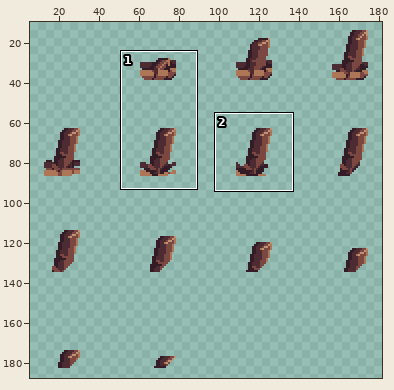
One commit to this sprite sheet: assets/effects/earth_pillar.png. Above: a wide view before the commit, with the close-up outlined.
Close-up. Before the edit:
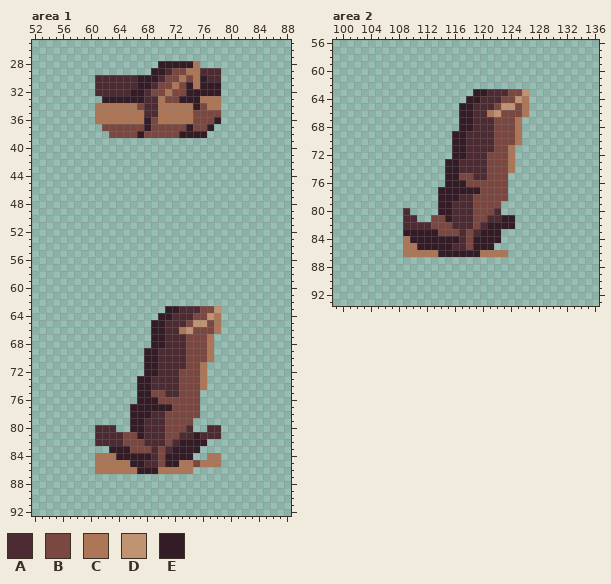
The file is 192x192 pixels. Shown: area 1: x 52..88, y 25..92; area 2: x 99..136, y 56..93. The wide view leaves out empty margins. The commit also changed other parts of the picture, which this record leaves out.
Palette (. is transparent): A #4d2b32  B #7a4841  C #ad7757  D #c09473  E #341c27
Pixels before, area 1 (only the part around the change), first column x 52:
25 ...................................
26 ...................................
27 ...................................
28 ..................EEEEEC...........
29 .................EEABBCCAAA........
30 .........AAAAAAEEEABBCBCEAA........
31 .........AAAAAAEEABBCBECEEE........
32 .........AAAAAEEABBCBBEEEEE........
33 ..........EEEEEEAACBBEEECCC........
34 .........CCCCCCBAACCCCCEBCC........
35 .........CCCCCCCAACCCCCBBBB........
36 .........CCCCCCCEBCCCCCBBBE........
37 ..........BBBBBBEBBBBBEBBE.........
38 ...........BBBBEBBBBBEEEE..........
39 ...................................
40 ...................................
41 ...................................
42 ...................................
43 ...................................
44 ...................................
45 ...................................
46 ...................................
47 ...................................
48 ...................................
49 ...................................
50 ...................................
51 ...................................
52 ...................................
53 ...................................
54 ...................................
55 ...................................
56 ...................................
57 ...................................
58 ...................................
59 ...................................
60 ...................................
61 ...................................
62 ...................................
63 ...................EEAAABBD........
64 ..................EEAAABBDC........
65 .................EEAAABDDBC........
66 .................EEAACDBBBC........
67 .................EEAAABBBC.........
68 .................EEAAABBBC.........
69 ................EEAAAABBBC.........
70 ................EEAAAABBBC.........
71 ................EEAAAABBC..........
72 ................EEAAABBBC..........
73 ...............EEAAAABBBC..........
74 ...............EEAAAABBBC..........
75 ...............EEBBAABBB...........
76 ...............EEEBBBBBB...........
77 ..............EEEEEEBBBB...........
78 ..............EEEAABBBBB...........
79 ..............EEAAABBBB............
80 .........AAA..EEAAABBBA..AA........
81 .........AAAABBEAAABBAAEAAA........
82 .........AAAABBBAAABAEEEE..........
83 ...........EEEBBBABAEEEE...........
84 .........CCCEEEEEABEEEE..CC........
85 .........CCCCCEEAABEECCBCCC........
86 .........CCCCCCEEECCCCC............
87 ...................................
88 ...................................
89 ...................................
90 ...................................
91 ...................................
92 ...................................
Pixels before, area 2, first column x 109:
63 ..........EEAAABBD
64 .........EEAAABBDC
65 ........EEAAABDDBC
66 ........EEAACDBBBC
67 ........EEAAABBBC.
68 ........EEAAABBBC.
69 .......EEAAAABBBC.
70 .......EEAAAABBBC.
71 .......EEAAAABBC..
72 .......EEAAABBBC..
73 ......EEAAAABBBC..
74 ......EEAAAABBBC..
75 ......EEBBAABBB...
76 ......EEEBBBBBB...
77 .....EEEEEEBBBB...
78 .....EEEAABBBBB...
79 .....EEAAABBBB....
80 A....EEAAABBBA....
81 AA..BBEAAABBAAEE..
82 AAAABBBAAABAEEEE..
83 EEEEEBBBABAEEE....
84 CEEEEEEEABEEEE....
85 CCEEEEEAABEEE.....
86 CCCCCEEEEEECCCC...
The same view after the edit:
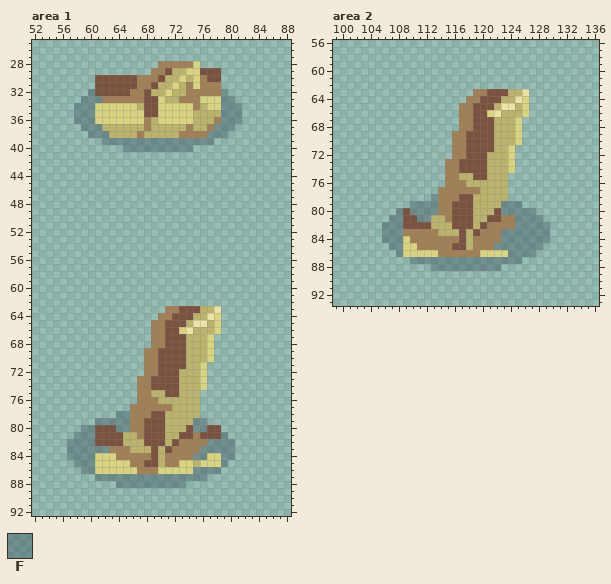
Colours new in this view: F #1b263d4c
The edit:
colour A: #4d2b32 -> #7b513f
colour B: #7a4841 -> #bbb36b
colour C: #ad7757 -> #d8d480
colour D: #c09473 -> #ebe2a6
colour E: #341c27 -> #a18056
Area 1:
y 32: x 60 . -> F; x 79 . -> F
y 33: x 59..61 ... -> FFF; x 79..80 .. -> FF
y 34..36: x 58..60 ... -> FFF; x 79..81 ... -> FFF
y 37: x 59..61 ... -> FFF; x 78..80 ... -> FFF
y 38: x 60..62 ... -> FFF; x 77..79 ... -> FFF
y 39: x 62..77 ................ -> FFFFFFFFFFFFFFFF
y 40: x 65..74 .......... -> FFFFFFFFFF
y 78: x 64..65 .. -> FF
y 79: x 61..65 ..... -> FFFFF; x 75..76 .. -> FF
y 80: x 59..60 .. -> FF; x 64..65 .. -> FF; x 75..76 .. -> FF
y 81: x 58..60 ... -> FFF; x 79 . -> F
y 82: x 57..60 .... -> FFFF; x 77..80 .... -> FFFF
y 83: x 57..62 ...... -> FFFFFF; x 76..80 ..... -> FFFFF
y 84: x 57..60 .... -> FFFF; x 75..76 .. -> FF; x 79..80 .. -> FF
y 85: x 58..60 ... -> FFF; x 79 . -> F
y 86: x 59..60 .. -> FF; x 75..78 .... -> FFFF
y 87: x 61..76 ................ -> FFFFFFFFFFFFFFFF
y 88: x 64..73 .......... -> FFFFFFFFFF
Area 2:
y 78: x 113 . -> F
y 79: x 110..113 .... -> FFFF; x 123..125 ... -> FFF
y 80: x 108 . -> F; x 110..113 .... -> FFFF; x 123..127 ..... -> FFFFF
y 81: x 107..108 .. -> FF; x 111..112 .. -> FF; x 125..128 .... -> FFFF
y 82: x 106..108 ... -> FFF; x 125..129 ..... -> FFFFF
y 83..84: x 106..108 ... -> FFF; x 123..129 ....... -> FFFFFFF
y 85: x 107..108 .. -> FF; x 122..128 ....... -> FFFFFFF
y 86: x 108 . -> F; x 124..127 .... -> FFFF
y 87: x 110..125 ................ -> FFFFFFFFFFFFFFFF
y 88: x 113..122 .......... -> FFFFFFFFFF
Boxes around the changes in both close-ups, in picture pixels (x1, y1, x2, y2):
changed: (74, 61, 242, 152)
changed: (67, 306, 235, 488)
changed: (382, 89, 550, 271)
